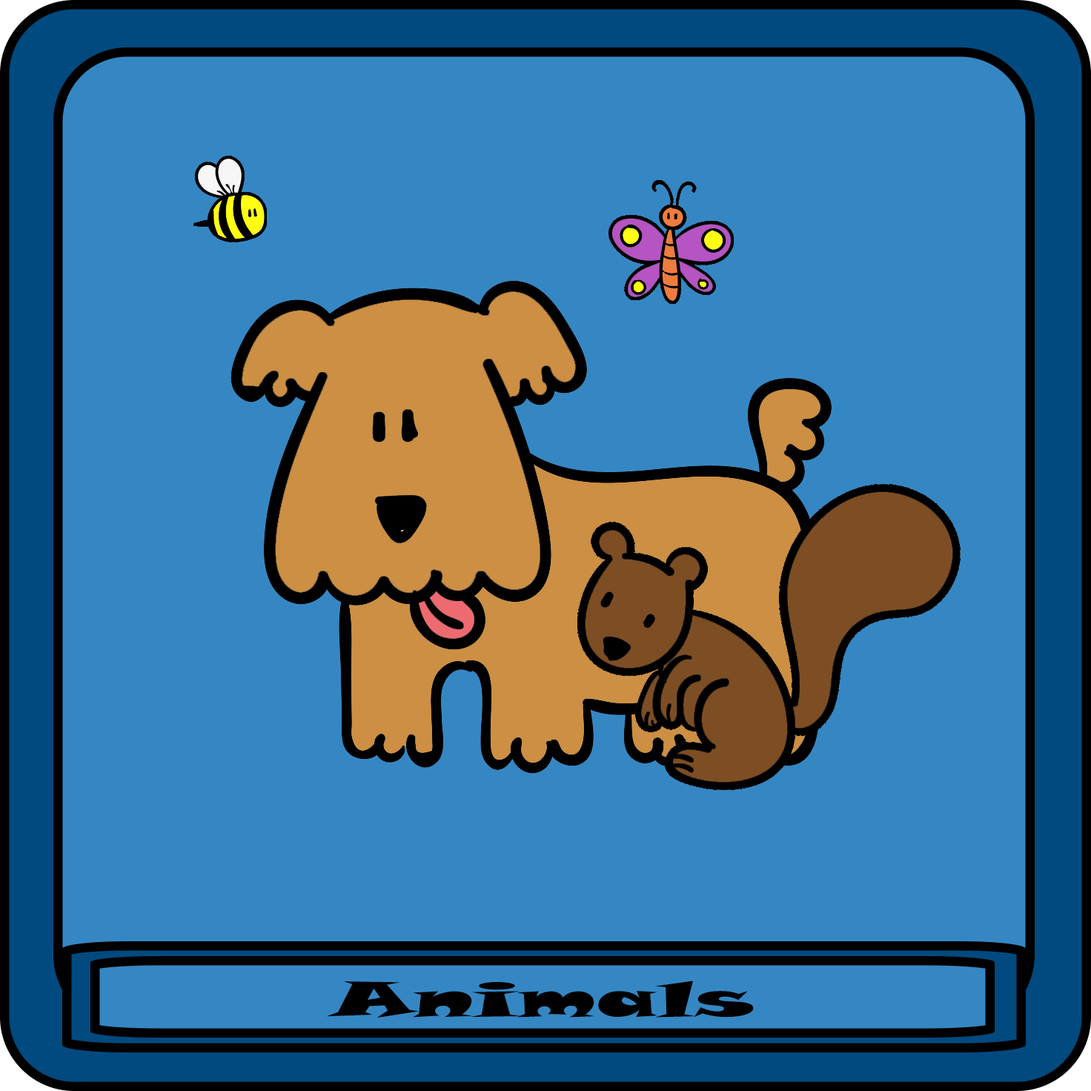
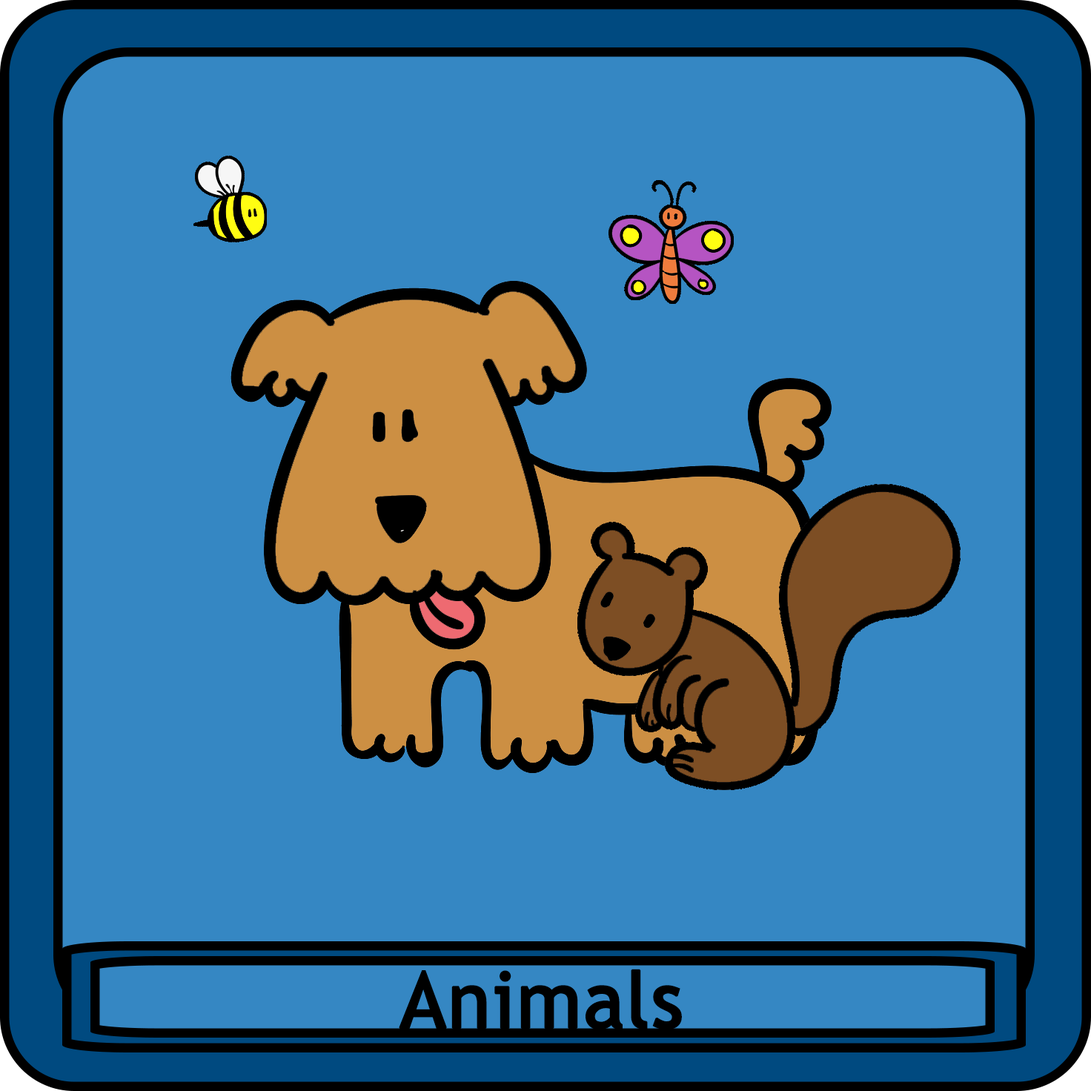
The second (1091, 1091) image is a revision of the first. Changes to its layers:
painted on "Animals" over [327, 969, 755, 1030]
